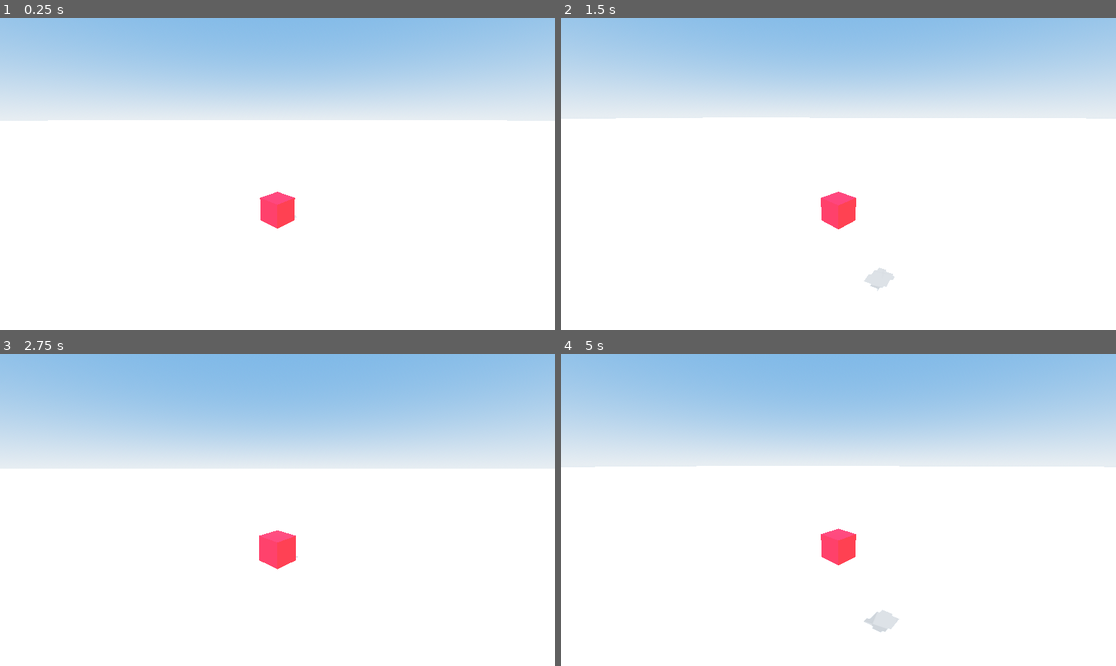
Above: before the commit, frames 1-4 (two rows, left to right).
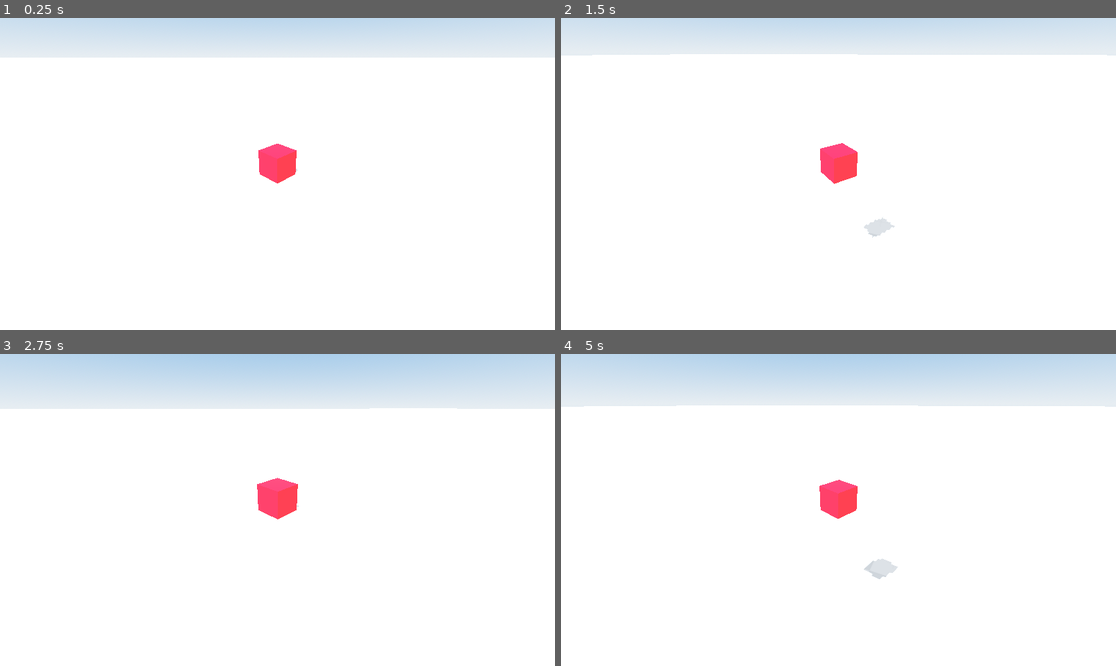
Above: after the commit, the same moments.

Repository: nickyvanurk/game-prototypes
Game: Godot game, scene res://main.tscn
Two runs of this game, one before a commit and one after it. Both use one fixed random seed, a clock stepped at 60 frames per second and the inputs below.
Inputs (mouse positions are in pixels of both pictures, inside the frame that each line leads up to):
- Up to frame 1 (0.25 s): no input
- Up to frame 2 (1.5 s): tap Enter at 0.5 s; move the mouse to (866, 174) at 0.52 s; hold Mouse wheel down (zoom_in) 0.53-1.28 s; hold W (move_forward) from 0.53 s (still down); tap Space (jump) at 0.77 s; move the mouse to (810, 174) at 1.27 s; tap Mouse wheel up (zoom_out) at 1.35 s
- Up to frame 3 (2.75 s): keep holding W (move_forward); tap Space (jump) at 1.52 s; move the mouse to (288, 503) at 2.02 s; hold Mouse wheel down (zoom_in) from 2.03 s (still down)
- Up to frame 4 (5 s): keep holding W (move_forward); tap Space (jump) at 2.75, 3.02, 3.77, 4.52 s; move the mouse to (832, 516) at 2.77 s; release Mouse wheel down (zoom_in) at 2.78 s; tap Mouse wheel up (zoom_out) at 2.85, 4.35 s; move the mouse to (877, 513) at 3.52 s; hold Mouse wheel down (zoom_in) 3.53-4.28 s; move the mouse to (794, 506) at 4.27 s

The runs differ from the first frame. In frame 1, 34% of the frame differs, in the area x 0-100%, y 0-68%; in frame 2, 33%; in frame 3, 38%, in the area x 0-100%, y 0-70%; in frame 4, 38%.

Commit message:
Rotate player on move

Diff:
--- a/procedural-animation/player/camera_pivot.gd
+++ b/procedural-animation/player/camera_pivot.gd
@@ -13,9 +13,12 @@
 @onready var zoom = $CameraBoom.spring_length
 @onready var boom = $CameraBoom
 
+func _ready():
+	set_as_top_level(true)
+
 func _input(event):
 	if event is InputEventMouseMotion:
-		parent.rotation.y -= deg_to_rad(event.relative.x * mouse_sensitivity)
+		rotation.y -= deg_to_rad(event.relative.x * mouse_sensitivity)
 		rotation.x -= deg_to_rad(event.relative.y * mouse_sensitivity)
 		rotation.x = clampf(rotation.x, deg_to_rad(min_pitch), deg_to_rad(max_pitch))
 
@@ -24,6 +27,9 @@
 
 	if event.is_action_pressed("zoom_out"):
 		set_zoom(zoom + zoom_step)
+
+func _physics_process(delta):
+	position = parent.position
 
 func set_zoom(value):
 	zoom = clamp(value, min_zoom, max_zoom)
--- a/procedural-animation/player/player.gd
+++ b/procedural-animation/player/player.gd
@@ -7,12 +7,11 @@
 @onready var gravity = ProjectSettings.get("physics/3d/default_gravity")
 @onready var terminal_velocity = ProjectSettings.get("physics/3d/terminal_velocity")
 
-var direction = Vector3.ZERO
-
 func _physics_process(delta):
-	direction = Vector3.ZERO
-	direction += transform.basis.x * Input.get_axis("move_left", "move_right")
-	direction += transform.basis.z * Input.get_axis("move_forward", "move_backward")
+	var camera_basis = $Camera3D.transform.basis
+	var input = Vector2(Input.get_axis("move_left", "move_right"), Input.get_axis("move_forward", "move_backward"))
+	var direction = camera_basis * Vector3(input.x, 0, input.y)
+	direction.y = 0
 	direction = direction.normalized()
 
 	velocity.x = velocity.x + (direction.x * speed - velocity.x) * (acceleration * delta)
@@ -23,3 +22,8 @@
 		velocity.y = jump_impulse
 
 	move_and_slide()
+
+	if direction.length() > 0:
+		var q_from = global_transform.basis.get_rotation_quaternion()
+		var q_to = Transform3D().looking_at(direction).basis.get_rotation_quaternion()
+		global_transform.basis = Basis(q_from.slerp(q_to, 5 * delta))
--- a/procedural-animation/player/player.tscn
+++ b/procedural-animation/player/player.tscn
@@ -3,6 +3,9 @@
 [ext_resource type="Script" path="res://player/player.gd" id="1"]
 [ext_resource type="Script" path="res://player/camera.gd" id="2"]
 [ext_resource type="Script" path="res://player/camera_pivot.gd" id="3"]
+
+[sub_resource type="BoxShape3D" id="BoxShape3D_v7j6u"]
+size = Vector3(0.5, 0.5, 0.5)
 
 [sub_resource type="StandardMaterial3D" id="StandardMaterial3D_ifpew"]
 albedo_color = Color(0.984314, 0.168627, 0.243137, 1)
@@ -10,15 +13,12 @@
 [sub_resource type="BoxMesh" id="BoxMesh_8pgsq"]
 size = Vector3(0.5, 0.5, 0.5)
 
-[sub_resource type="BoxShape3D" id="BoxShape3D_v7j6u"]
-size = Vector3(0.5, 0.5, 0.5)
-
 [node name="Player" type="CharacterBody3D"]
 collision_layer = 2
 script = ExtResource("1")
 
 [node name="CameraPivot" type="Marker3D" parent="."]
-transform = Transform3D(1, 0, 0, 0, 0.965926, 0.258819, 0, -0.258819, 0.965926, 0, 1, 0)
+transform = Transform3D(1, 0, 0, 0, 0.866026, 0.5, 0, -0.5, 0.866026, 0, 0.5, 0)
 script = ExtResource("3")
 
 [node name="CameraBoom" type="SpringArm3D" parent="CameraPivot"]
@@ -33,11 +33,11 @@
 far = 1000.0
 script = ExtResource("2")
 
+[node name="CollisionShape3D" type="CollisionShape3D" parent="."]
+transform = Transform3D(0.707107, 0, -0.707107, 0, 1, 0, 0.707107, 0, 0.707107, 0, 0.25, 0)
+shape = SubResource("BoxShape3D_v7j6u")
+
 [node name="MeshInstance3D" type="MeshInstance3D" parent="."]
 transform = Transform3D(0.707107, 0, -0.707107, 0, 1, 0, 0.707107, 0, 0.707107, 0, 0.25, 0)
 material_override = SubResource("StandardMaterial3D_ifpew")
 mesh = SubResource("BoxMesh_8pgsq")
-
-[node name="CollisionShape3D" type="CollisionShape3D" parent="."]
-transform = Transform3D(0.707107, 0, -0.707107, 0, 1, 0, 0.707107, 0, 0.707107, 0, 0.25, 0)
-shape = SubResource("BoxShape3D_v7j6u")
Not shown: 2 places in procedural-animation/world/environment.tres that only renumber resources
